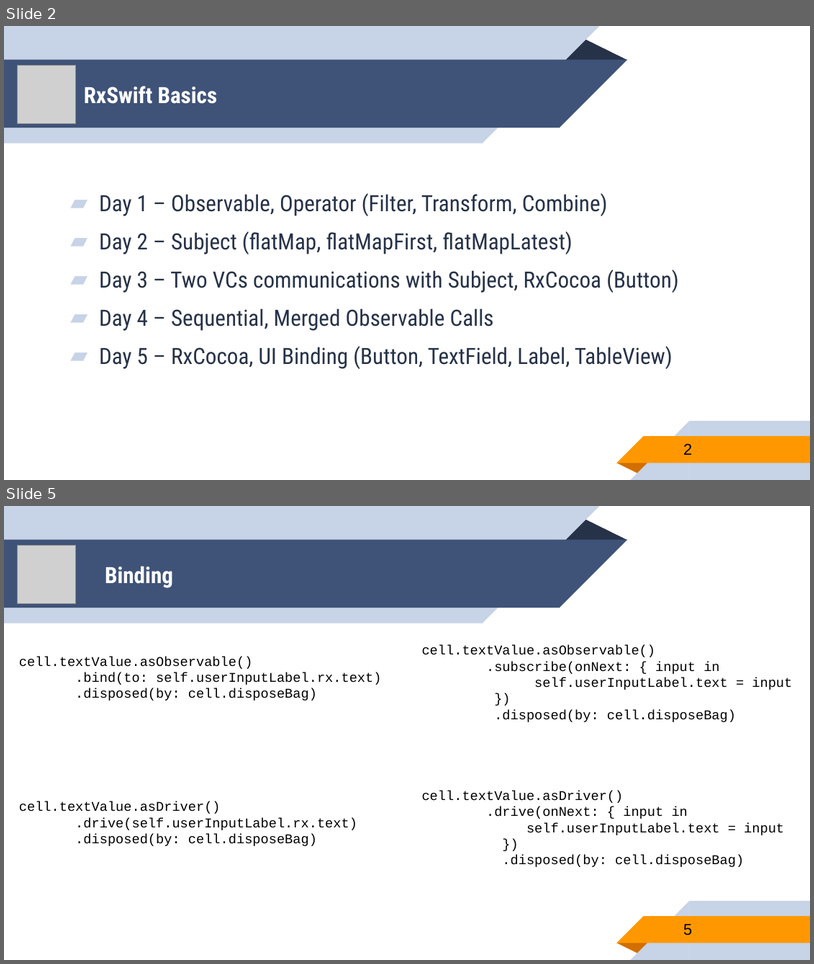
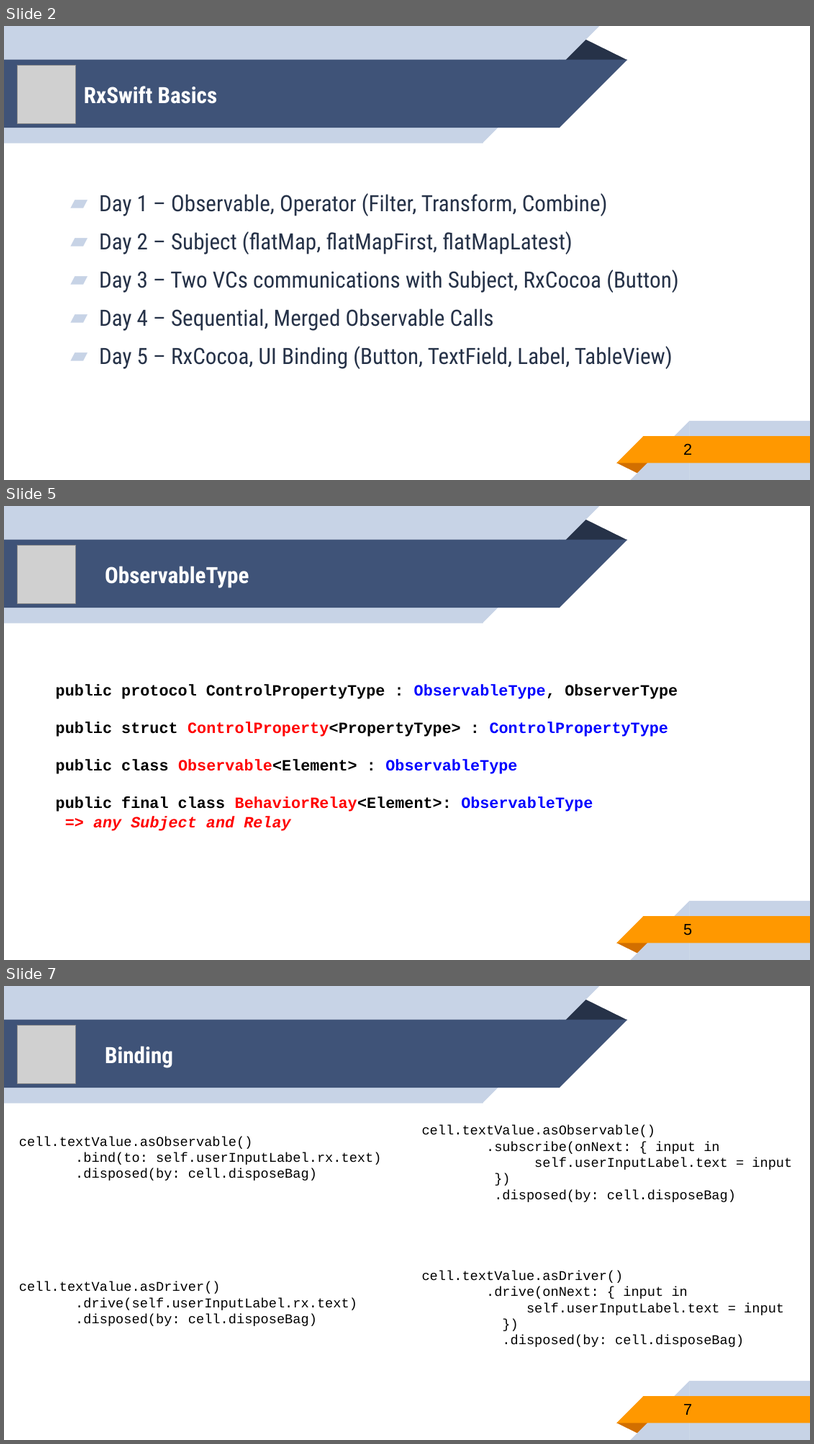
Before and after one commit to younghwankim/RxSwiftClass, a slide deck: AdvancedRxSwift/day4/AdvancedRxSwift4.pptx. Shown one above the other, each under a label of ours: slides 2 and 5 before the commit, slides 2, 5 and 7 after it; the slides between them are not shown. The pictures are 814x964 and 814x1444 pixels, drawn with LibreOffice and Linux fonts; fonts in the diff are those of the drawing; grey boxes stand for pictures. Boxes give left, top, right and bottom in pixels: in the first picture for what was removed or moved away, otherwise in the second. Text is boxed around its words. In the diff, an @@ line names an element or a change of style, - is before the commit and + after.

```diff
--- a/AdvancedRxSwift/day4/AdvancedRxSwift4.pptx
+++ b/AdvancedRxSwift/day4/AdvancedRxSwift4.pptx
@@ slide 5 added at <box>4,506,810,960</box>, background #FFFFFF; not listed: 10 template elements that a slide beside it also shows @@
@@ picture added at <box>18,545,77,604</box> @@
@@ title added at <box>105,566,249,588</box>, 20 pt, text #FFFFFF, bold @@
+ObservableType
@@ text added at <box>56,684,678,831</box>, 14 pt, text #000000, bold @@
+public protocol ControlPropertyType : ObservableType, ObserverType
+public struct ControlProperty<PropertyType> : ControlPropertyType
+public class Observable<Element> : ObservableType
+public final class BehaviorRelay<Element>: ObservableType
+=> any Subject and Relay
@@ page number added at <box>684,924,692,935</box>, 14 pt, text #000000 @@
+5
@@ what was slide 5 is now slide 7 @@
@@ page number at <box>684,1404,692,1414</box>: text changed @@
-5
+7
```
Also in this commit, not shown: 4 slides changed, 6 other slides added, 5 other files.
